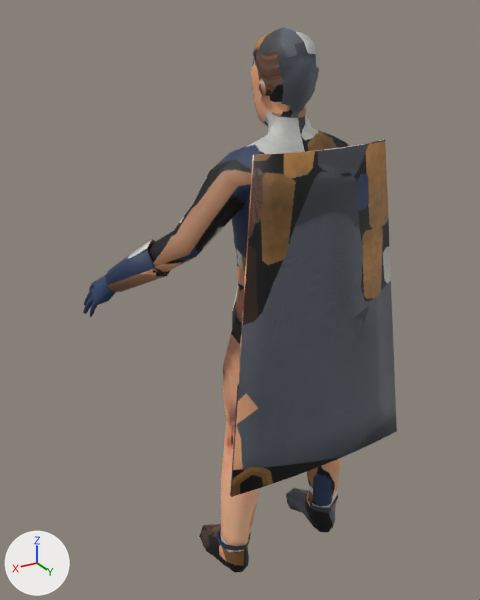
An edit to the glTF model public/heroes/altman.glb, drawn before and after from the same camera.
The view is the same before and after, from a 50 mm lens placed at (1.08, 1.515, 1.75), pointed at (0.079, -0.154, 0.915). Lighting does not change. The marker at lower left points along +X, +Y and +Z. The older version comes first. Vertices at exactly the same position are counted once.

In view in the first picture: 'hero'.
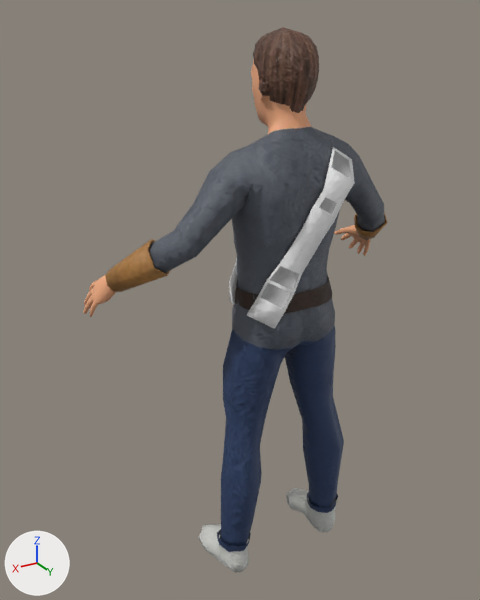
Location of each change, (x1, y1, x2, y2) in pixels of the pictures (480 x 600 px):
'hero', reshaped
    before: (83, 27, 397, 573)
    after: (83, 27, 388, 573)
part 1 of me_hero, added
    after: (229, 147, 355, 329)
part 2 of me_hero, added
    after: (235, 277, 332, 314)
part 3 of me_hero, deleted
    before: (230, 139, 397, 497)
part 4 of me_hero, surface changed
    before: (83, 27, 350, 573)
    after: (83, 27, 388, 573)

What changed in the scene script:
```text
Change me_hero:
    used by ob_hero; location = (0.0, 0.0, 0.0)
    remove me_hero.from_pydata(...)  # 3162 vertices, 6158 faces; spans x -0.54..0.54, y -0.36..0.21, z -0.01..1.72
    add me_hero.from_pydata(...)  # 3149 vertices, 6082 faces; spans x -0.54..0.54, y -0.36..0.1, z -0.01..1.72
    me_hero part 1: a new loose piece of 79 vertices spanning x -0.17..0.17, y -0.17..0.1, z 0.92..1.41, in mat_hero
    me_hero part 2: a new loose piece of 44 vertices spanning x -0.16..0.16, y -0.15..0.09, z 0.96..1.01, in mat_hero
    me_hero part 3: the loose piece of 144 vertices spanning x -0.32..0.32, y 0.13..0.21, z 0.48..1.43 is deleted
    me_hero part 4: 5861 kept faces spanning x -0.54..0.54, y -0.36..0.1, z -0.01..1.72 get new texture (UV) coordinates
    other edits to the shape of me_hero do not show in these pictures
```
